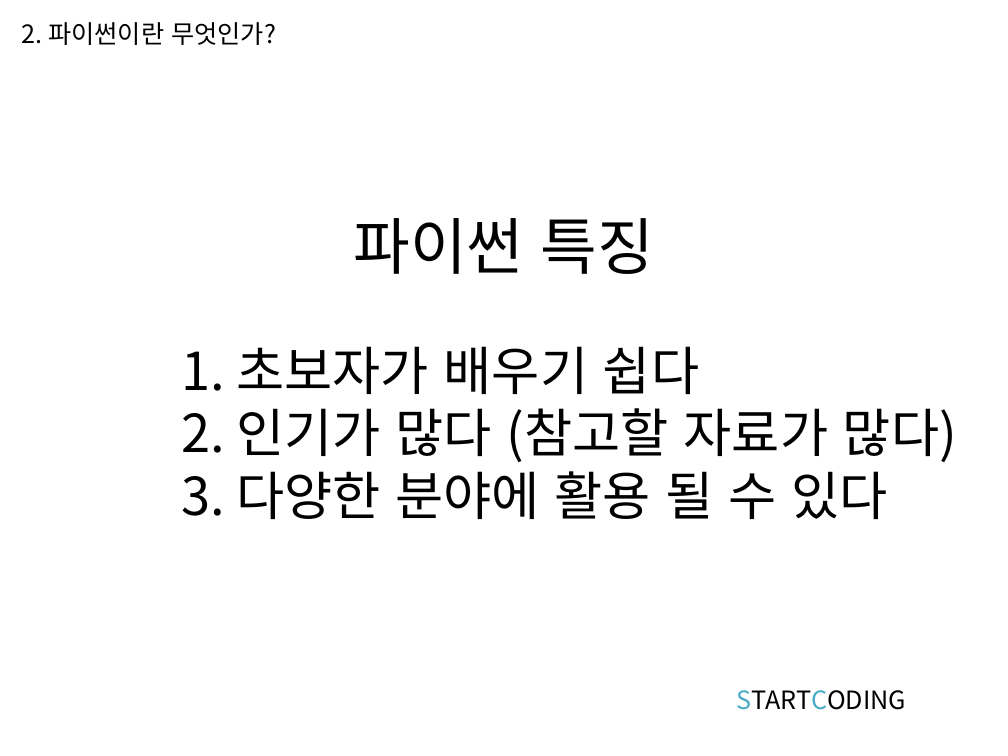
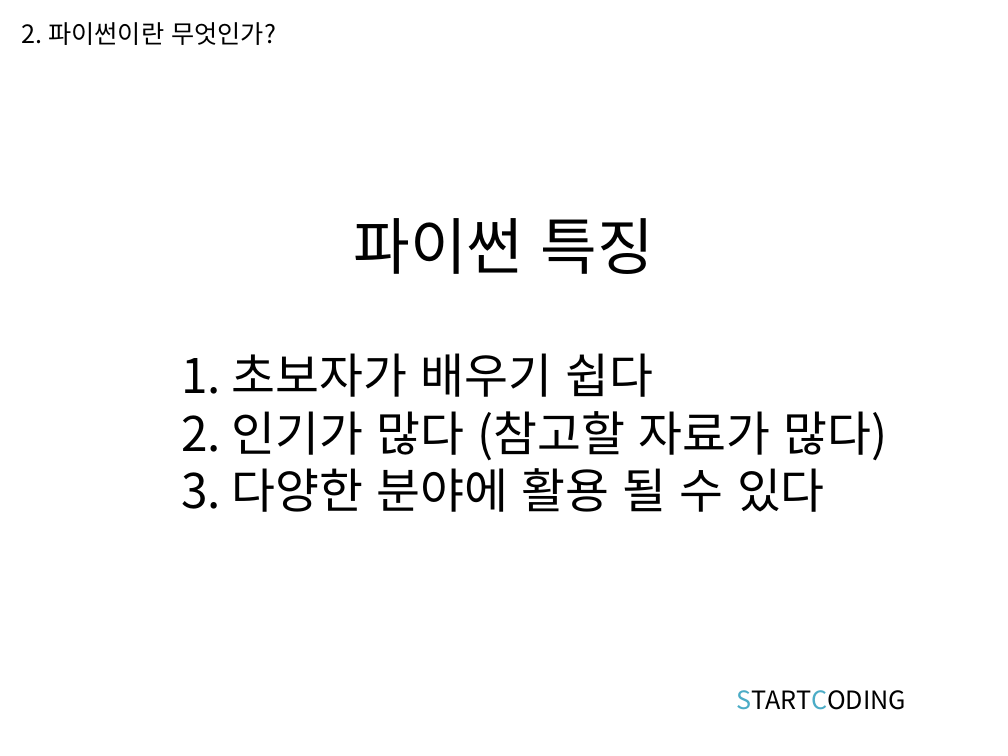
Before and after one commit to kwonkijun/python, a slide deck: slide 10 of 파이썬기초(PPT)/파이썬 기초 6강_함수.pptx. Drawn at 1008x756 pixels with LibreOffice and Linux fonts; fonts in the diff are those of the drawing. Boxes give left, top, right and bottom in pixels: in the first picture for what was removed or moved away, otherwise in the second. Text is boxed around its words. In the diff, an @@ line names an element or a change of style, - is before the commit and + after.

```diff
--- a/파이썬기초(PPT)/파이썬 기초 6강_함수.pptx
+++ b/파이썬기초(PPT)/파이썬 기초 6강_함수.pptx
@@ text "1. 초보자가 배우기 쉽다" at (181,353,888,512): size 37.4 to 34.1 pt @@
```
Also in this commit, not shown: 1 other slide changed, 9 other files.
